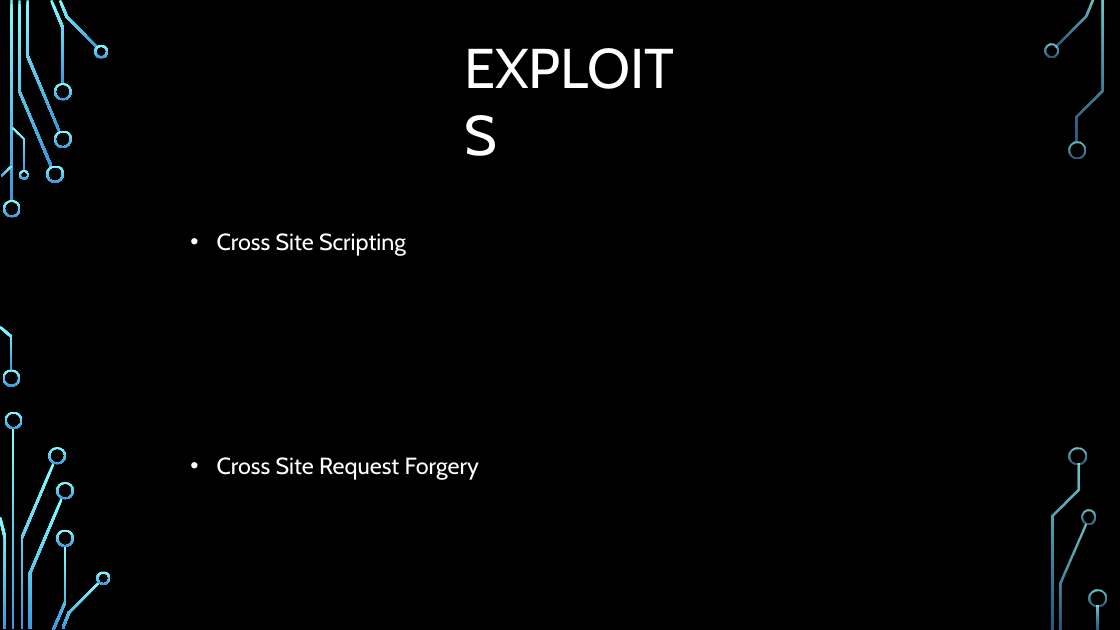
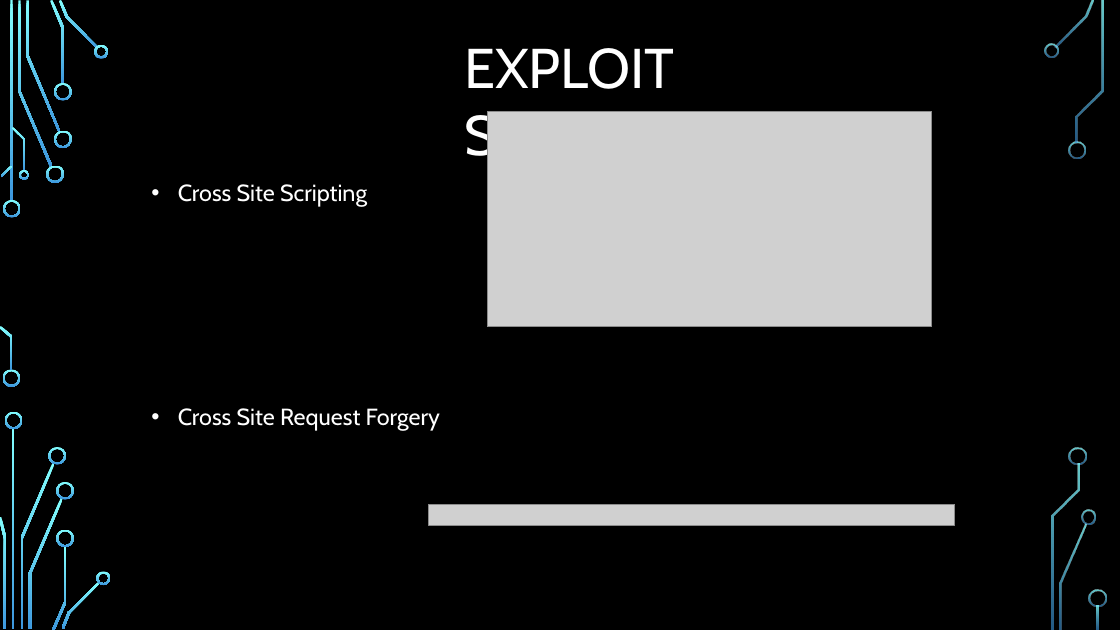
Before and after one commit to jakebolger/AS2repo, a slide deck: slide 8 of Presentation1.pptx (slide 6 before the commit). Drawn at 1120x630 pixels with LibreOffice and Linux fonts; fonts in the diff are those of the drawing; grey boxes stand for pictures; background and template pictures are left out. Boxes give left, top, right and bottom in pixels: in the first picture for what was removed or moved away, otherwise in the second. Text is boxed around its words. In the diff, an @@ line names an element or a change of style, - is before the commit and + after.

```diff
--- a/Presentation1.pptx
+++ b/Presentation1.pptx
@@ picture added at box(487, 111, 932, 327) @@
@@ text "Cross Site Scripting": place and size @@
-text "Cross Site Scripting" at box(217, 233, 479, 480)
+text "Cross Site Scripting" at box(178, 184, 440, 431)
@@ picture added at box(429, 504, 955, 525) @@
```
Also in this commit, not shown: 4 other slides changed, 2 slides added, 5 other files.
